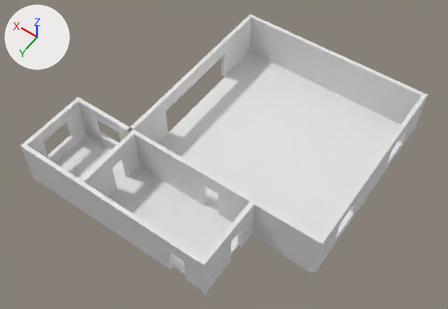
Renders of the Blender file 07/Assets/Meshes/prototype_simple_room.blend from each side of a commit.
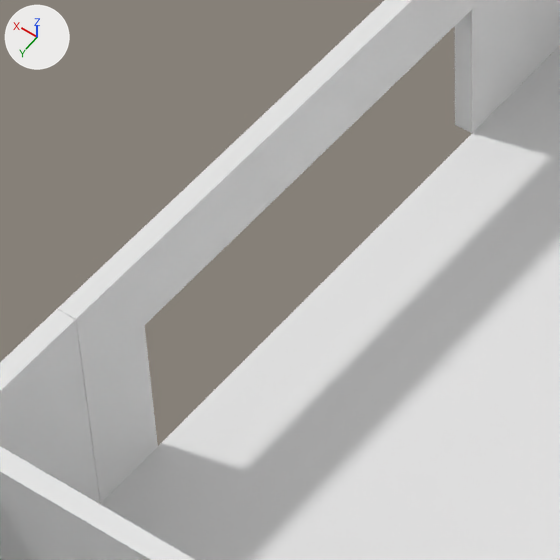
The first picture shows the older version from a 50 mm camera at (-15.2, 15.1, 29.5) aimed at (-2.1, -3.1, 0.8). The close-ups show both versions on the part from 31% to 54% of the width and 17% to 50% of the height of that picture; other places that the commit changed are outside them. The lights are fixed; the arrows at upper left show +X, +Y and +Z.

The first close-up shows 'SM_Wall_2x3x0.000', 'SM_Wall_2x3x0.25', 'SM_Wall_4x3x0.006', 'SM_Wall_Door_3x4x0.004', 'SM_Wall_Door_3x4x0.005', 'Tile2x2x0.011', 'Tile2x2x0.014', 'Tile2x2x0.032', 'Tile2x2x0.033', 'Tile2x2x0.034', 'Tile2x2x0.035', 'Tile2x2x0.038'.
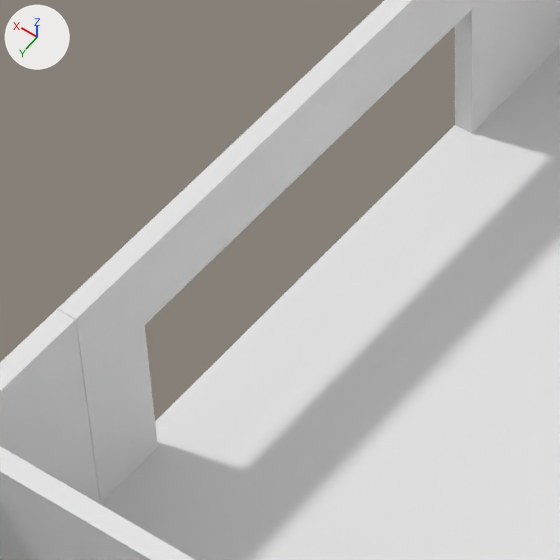
What differs and where, as boxes [x1, y1, x2, y2] in the close-ups (560 x 560 px):
'WallBase4x0.25x0.010', added: after [197, 174, 423, 391]
'WallBase4x0.25x0.011', added: after [134, 381, 213, 470]
'WallBase4x0.25x0.009', added: after [406, 125, 472, 182]

The change, as a list of edits to the scene's bpy script:
```text
Add me_cube_058:
    me_cube_058.from_pydata(...)  # a box spanning x -4.0..0.0, y 0.0..0.25, z -0.25..0.0
Add ob_wallbase4x0_25x0_009:
    ob_wallbase4x0_25x0_009 = bpy.data.objects.new('WallBase4x0.25x0.009', me_cube_058)
    ob_wallbase4x0_25x0_009.parent = ob_sm_wall_4x3x0_000
    ob_wallbase4x0_25x0_009.matrix_parent_inverse = Matrix(((1.0, 0.0, 0.0, -6.005), (0.0, 1.0, 0.0, -0.00261), (0.0, 0.0, 1.0, 0.00664), (0.0, 0.0, 0.0, 1.0)))
    ob_wallbase4x0_25x0_009.location = (2.0, -12.0, 0.0)
    ob_wallbase4x0_25x0_009.rotation_euler = (0.0, 0.0, 4.712)  # degrees (0, 0, 270)
Add ob_wallbase4x0_25x0_010:
    ob_wallbase4x0_25x0_010 = bpy.data.objects.new('WallBase4x0.25x0.010', me_cube_058.copy())
    ob_wallbase4x0_25x0_010.parent = ob_sm_wall_4x3x0_000
    ob_wallbase4x0_25x0_010.matrix_parent_inverse = Matrix(((1.0, 0.0, 0.0, -6.005), (0.0, 1.0, 0.0, -0.00261), (0.0, 0.0, 1.0, 0.00664), (0.0, 0.0, 0.0, 1.0)))
    ob_wallbase4x0_25x0_010.location = (2.0, -8.0, 0.0)
    ob_wallbase4x0_25x0_010.rotation_euler = (0.0, 0.0, 4.712)  # degrees (0, 0, 270)
Add ob_wallbase4x0_25x0_011:
    ob_wallbase4x0_25x0_011 = bpy.data.objects.new('WallBase4x0.25x0.011', me_cube_058.copy())
    ob_wallbase4x0_25x0_011.parent = ob_sm_wall_4x3x0_000
    ob_wallbase4x0_25x0_011.matrix_parent_inverse = Matrix(((1.0, 0.0, 0.0, -6.005), (0.0, 1.0, 0.0, -0.00261), (0.0, 0.0, 1.0, 0.00664), (0.0, 0.0, 0.0, 1.0)))
    ob_wallbase4x0_25x0_011.location = (2.0, -4.0, 0.0)
    ob_wallbase4x0_25x0_011.rotation_euler = (0.0, 0.0, 4.712)  # degrees (0, 0, 270)
```
